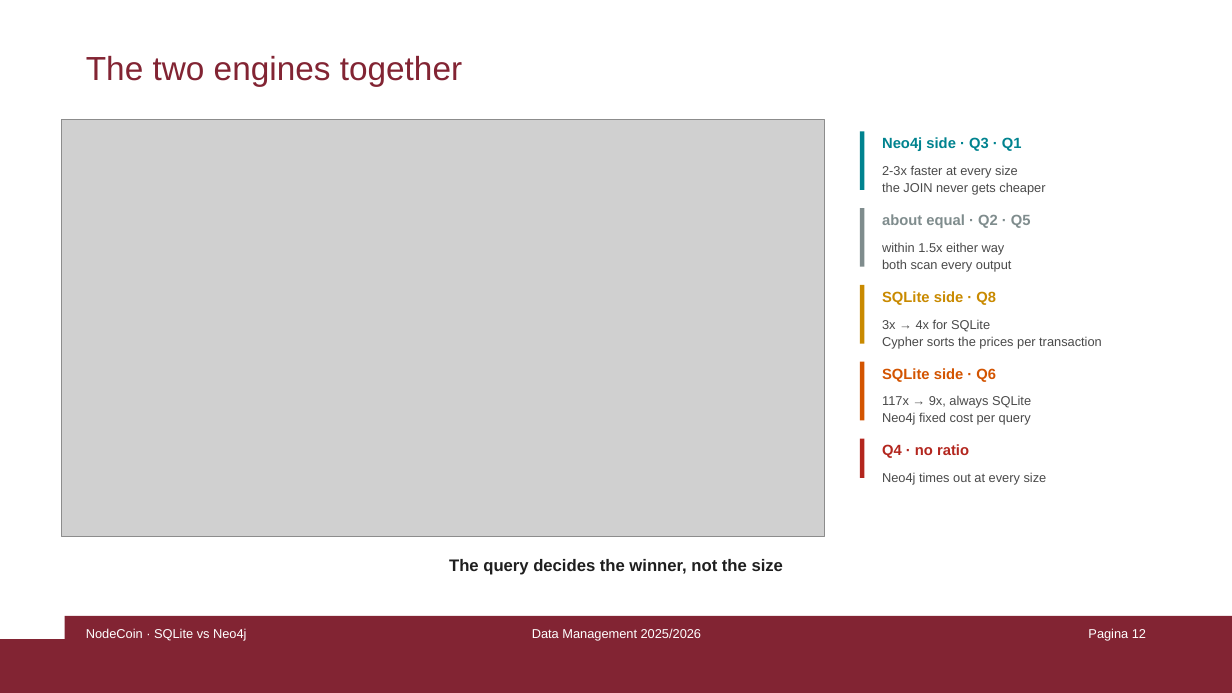
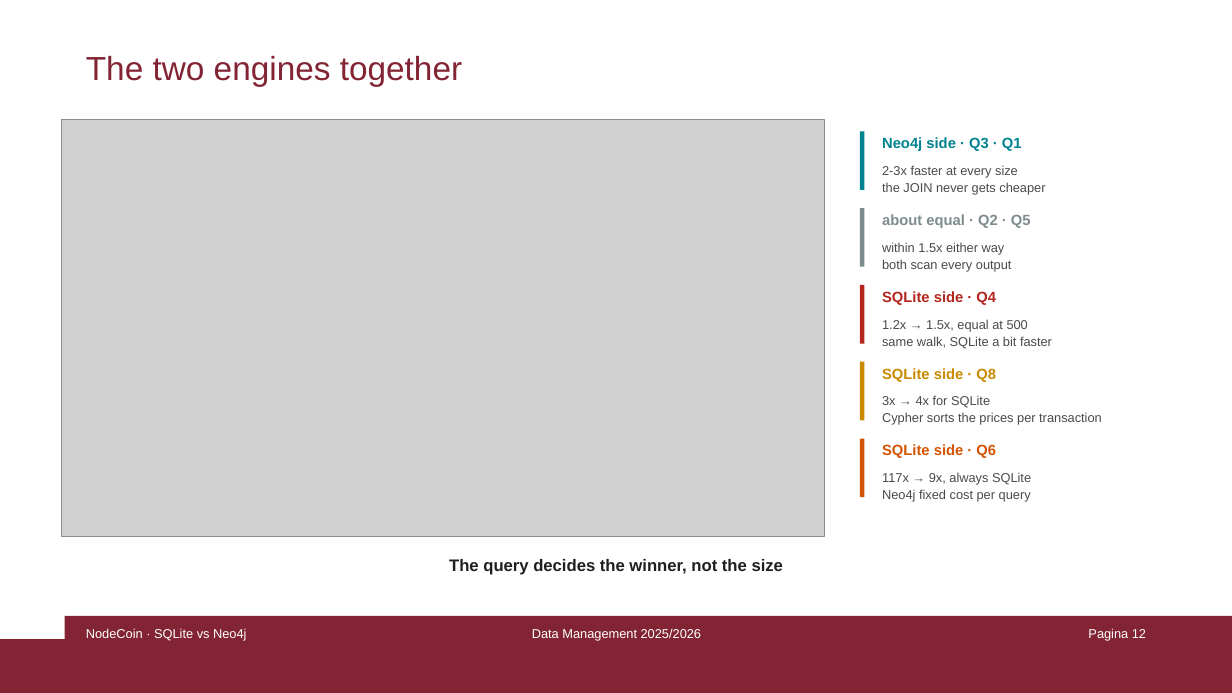
Before and after one commit to damspada/graph-relational-bitcoin-analyzer-project, a slide deck: slide 12 of presentation/NodeCoin - Damiano Spadaccini.pptx. Drawn at 1232x693 pixels with LibreOffice and Linux fonts; fonts in the diff are those of the drawing; grey boxes stand for pictures. Boxes give left, top, right and bottom in pixels: in the first picture for what was removed or moved away, otherwise in the second. Text is boxed around its words. In the diff, an @@ line names an element or a change of style, - is before the commit and + after.

```diff
--- a/presentation/NodeCoin - Damiano Spadaccini.pptx
+++ b/presentation/NodeCoin - Damiano Spadaccini.pptx
@@ rectangle at [860,285,865,343]: fill #C98A00 to #B3261E @@
@@ text at [882,291,996,305]: text changed; text colour #C98A00 to #B3261E @@
-SQLite side · Q8
+SQLite side · Q4
@@ text added at [882,319,1052,348], 10 pt, text #4A4A4A @@
+1.2x → 1.5x, equal at 500
+same walk, SQLite a bit faster
@@ rectangle at [860,362,865,421]: fill #D35400 to #C98A00 @@
@@ text "3x → 4x for SQLite": place and size @@
-text "3x → 4x for SQLite" at [882,319,1102,348]
+text "3x → 4x for SQLite" at [882,395,1102,425]
@@ text at [882,368,996,382]: text changed; text colour #D35400 to #C98A00 @@
-SQLite side · Q6
+SQLite side · Q8
@@ rectangle: place and size @@
-rectangle at [860,439,865,479]
+rectangle at [860,439,865,497]
@@ rectangle at [860,439,865,497]: fill #B3261E to #D35400 @@
@@ text at [882,444,996,458]: text changed; text colour #B3261E to #D35400 @@
-Q4 · no ratio
+SQLite side · Q6
@@ text "117x → 9x, always SQLite": place and size @@
-text "117x → 9x, always SQLite" at [882,396,1031,425]
+text "117x → 9x, always SQLite" at [882,473,1031,502]
@@ text removed at [882,472,1047,485] @@
-Neo4j times out at every size
```
Also in this commit, not shown: 3 other slides changed, 5 other files.
